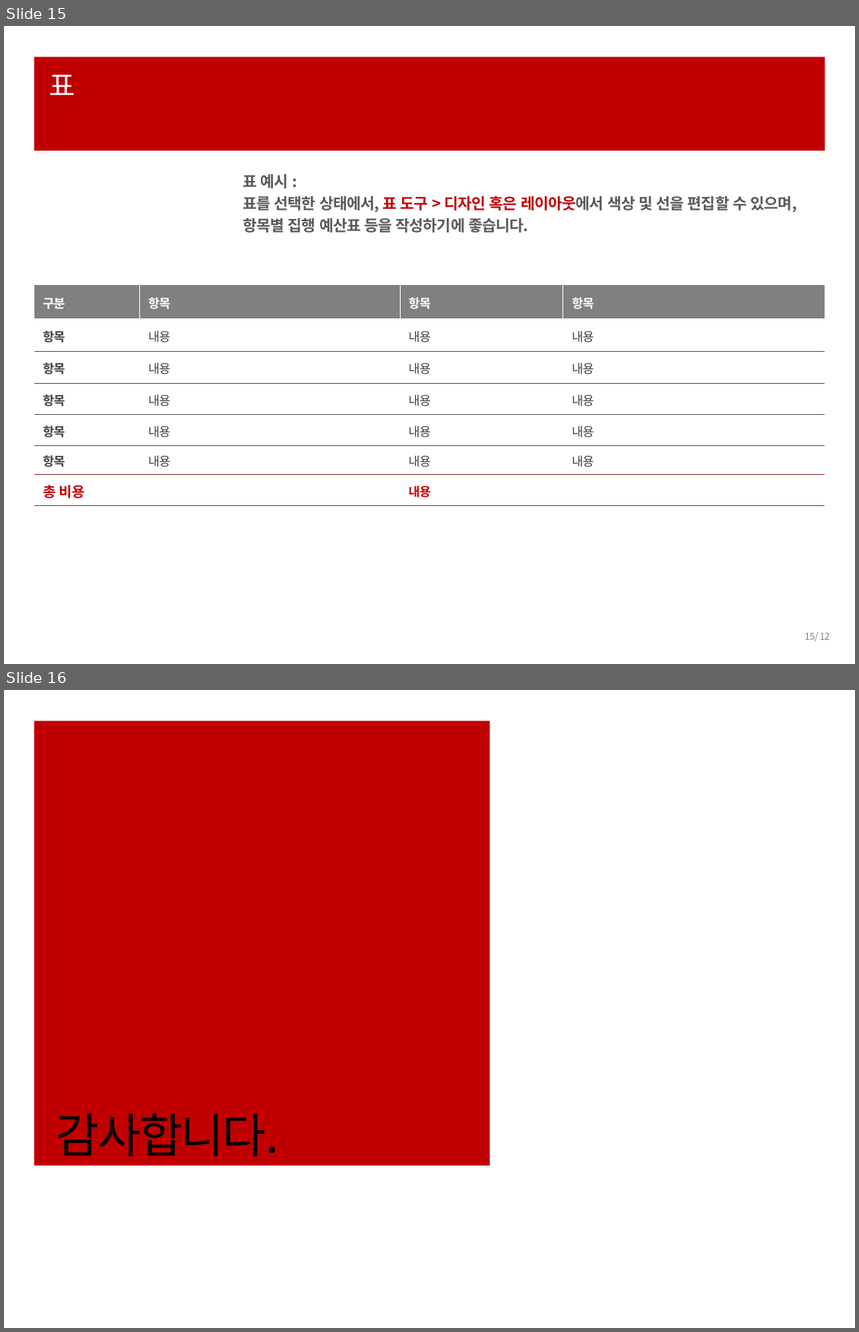
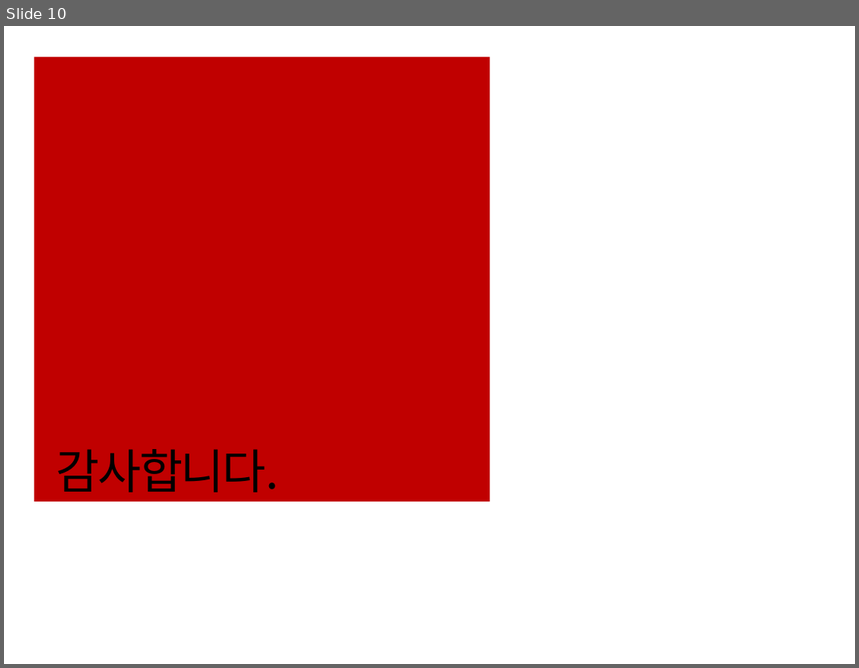
Before and after one commit to ParkHwan/R-studio, a slide deck: project/발표용(이경재) ppt.pptx. Shown one above the other, each under a label of ours: slides 15 and 16 before the commit, slide 10 after it. The pictures are 859x1332 and 859x668 pixels, drawn with LibreOffice and Linux fonts; fonts in the diff are those of the drawing. Boxes give left, top, right and bottom in pixels: in the first picture for what was removed or moved away, otherwise in the second. Text is boxed around its words. In the diff, an @@ line names an element or a change of style, - is before the commit and + after.

```diff
--- a/project/발표용(이경재) ppt.pptx
+++ b/project/발표용(이경재) ppt.pptx
@@ slide 15 removed at (4, 26, 855, 664), background #FFFFFF @@
@@ rectangle removed at (34, 56, 825, 151) @@
@@ title removed at (49, 75, 75, 95) @@
-표
@@ text removed at (243, 174, 797, 233) @@
-표 예시 :
-표를 선택한 상태에서, 표 도구 > 디자인 혹은 레이아웃에서 색상 및 선을 편집할 수 있으며,
-항목별 집행 예산표 등을 작성하기에 좋습니다.
@@ table removed at (34, 284, 826, 506), 7 rows, 4 columns @@
-구분 | 항목 | 항목 | 항목
-항목 | 내용 | 내용 | 내용
-항목 | 내용 | 내용 | 내용
-항목 | 내용 | 내용 | 내용
-항목 | 내용 | 내용 | 내용
-항목 | 내용 | 내용 | 내용
-총 비용 |  | 내용 | 
@@ page number removed at (805, 632, 830, 642) @@
-15/ 12
@@ what was slide 16 is now slide 10 @@
```
Also in this commit, not shown: 6 slides changed, 2 slides added, 7 other slides removed.
